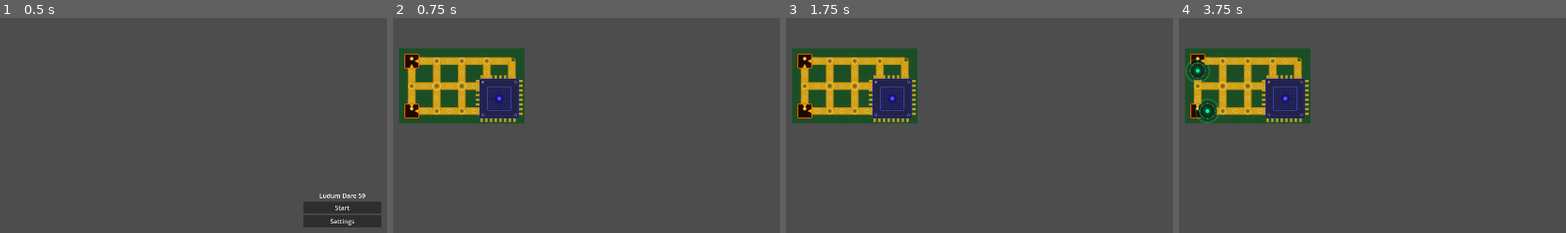
Above: before the commit, frames 1-4 (left to right).
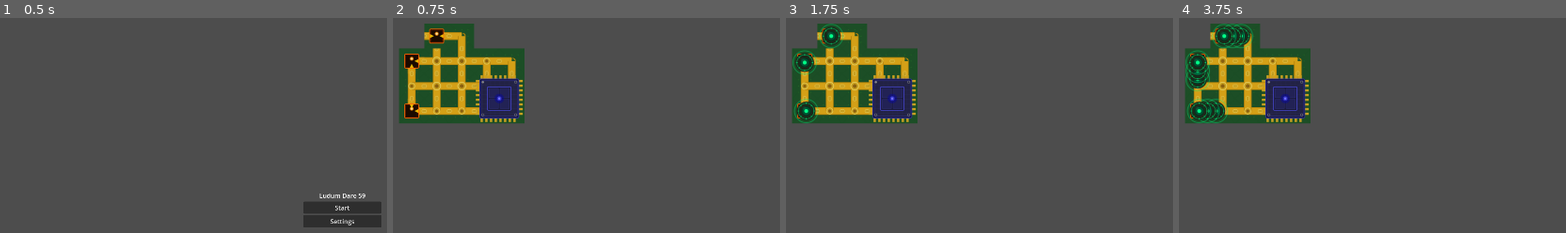
Above: after the commit, the same moments.

Repository: ProfessorLayton322/ldjam_59
Game: Godot game, scene res://scenes/menu.tscn
The game is run twice, just before and just after one commit, with the same random seed, the same clock (stepped at 60 frames per second) and the same inputs.
Inputs (mouse positions are in pixels of both pictures, inside the frame that each line leads up to):
- Up to frame 1 (0.5 s): no input
- Up to frame 2 (0.75 s): click "Start" at 0.5 s
- Up to frame 3 (1.75 s): tap Enter at 1.25, 1.35 s; move the mouse to (outside the picture) at 1.27 s; click (outside the picture) at 1.42 s
- Up to frame 4 (3.75 s): move the mouse to (outside the picture) at 2.02 s; tap Keypad Enter at 2.1, 3.6 s; click (outside the picture) at 2.17 s; move the mouse to (outside the picture) at 2.77 s; tap Enter at 2.85 s; click (outside the picture) at 2.92 s; move the mouse to (outside the picture) at 3.52 s; click (outside the picture) at 3.67 s

Frame 1 is identical in both runs. In frame 2, 1.7% of the frame differs, in the area x 8-21%, y 2-23%; in frame 3, 2.6%; in frame 4, 2.9%, in the area x 1-21%, y 2-49%.

Commit message:
fix hardcoded shit

Diff:
--- a/ludum-dare-59/scenes/demo.tscn
+++ b/ludum-dare-59/scenes/demo.tscn
@@ -1,22 +1,29 @@
-[gd_scene load_steps=20 format=3 uid="uid://demoscene001x"]
+[gd_scene load_steps=28 format=3 uid="uid://demoscene001x"]
 
-[ext_resource type="Script" path="res://scripts/demo.gd" id="1_demo"]
-[ext_resource type="PackedScene" path="res://scenes/tiles/track_none.tscn" id="2_none"]
-[ext_resource type="PackedScene" path="res://scenes/tiles/track_w.tscn" id="3_w"]
-[ext_resource type="PackedScene" path="res://scenes/tiles/track_e.tscn" id="4_e"]
-[ext_resource type="PackedScene" path="res://scenes/tiles/track_ew.tscn" id="5_ew"]
-[ext_resource type="PackedScene" path="res://scenes/tiles/track_s.tscn" id="6_s"]
-[ext_resource type="PackedScene" path="res://scenes/tiles/track_sw.tscn" id="7_sw"]
-[ext_resource type="PackedScene" path="res://scenes/tiles/track_se.tscn" id="8_se"]
-[ext_resource type="PackedScene" path="res://scenes/tiles/track_sew.tscn" id="9_sew"]
-[ext_resource type="PackedScene" path="res://scenes/tiles/track_n.tscn" id="10_n"]
-[ext_resource type="PackedScene" path="res://scenes/tiles/track_nw.tscn" id="11_nw"]
-[ext_resource type="PackedScene" path="res://scenes/tiles/track_ne.tscn" id="12_ne"]
-[ext_resource type="PackedScene" path="res://scenes/tiles/track_new.tscn" id="13_new"]
-[ext_resource type="PackedScene" path="res://scenes/tiles/track_ns.tscn" id="14_ns"]
-[ext_resource type="PackedScene" path="res://scenes/tiles/track_nsw.tscn" id="15_nsw"]
-[ext_resource type="PackedScene" path="res://scenes/tiles/track_nse.tscn" id="16_nse"]
-[ext_resource type="PackedScene" path="res://scenes/tiles/track_nsew.tscn" id="17_nsew"]
+[ext_resource type="Script" uid="uid://dl1pahc16kaj0" path="res://scripts/demo.gd" id="1_demo"]
+[ext_resource type="PackedScene" uid="uid://trkvariant00" path="res://scenes/tiles/track_none.tscn" id="2_none"]
+[ext_resource type="PackedScene" uid="uid://trkvariant01" path="res://scenes/tiles/track_w.tscn" id="3_w"]
+[ext_resource type="PackedScene" uid="uid://trkvariant02" path="res://scenes/tiles/track_e.tscn" id="4_e"]
+[ext_resource type="PackedScene" uid="uid://trkvariant03" path="res://scenes/tiles/track_ew.tscn" id="5_ew"]
+[ext_resource type="PackedScene" uid="uid://trkvariant04" path="res://scenes/tiles/track_s.tscn" id="6_s"]
+[ext_resource type="PackedScene" uid="uid://trkvariant05" path="res://scenes/tiles/track_sw.tscn" id="7_sw"]
+[ext_resource type="PackedScene" uid="uid://trkvariant06" path="res://scenes/tiles/track_se.tscn" id="8_se"]
+[ext_resource type="PackedScene" uid="uid://trkvariant07" path="res://scenes/tiles/track_sew.tscn" id="9_sew"]
+[ext_resource type="PackedScene" uid="uid://trkvariant08" path="res://scenes/tiles/track_n.tscn" id="10_n"]
+[ext_resource type="PackedScene" uid="uid://trkvariant1a" path="res://scenes/tiles/track_nw.tscn" id="11_nw"]
+[ext_resource type="PackedScene" uid="uid://trkvariant0a" path="res://scenes/tiles/track_ne.tscn" id="12_ne"]
+[ext_resource type="PackedScene" uid="uid://trkvariant0b" path="res://scenes/tiles/track_new.tscn" id="13_new"]
+[ext_resource type="PackedScene" uid="uid://trkvariant0c" path="res://scenes/tiles/track_ns.tscn" id="14_ns"]
+[ext_resource type="PackedScene" uid="uid://trkvariant0d" path="res://scenes/tiles/track_nsw.tscn" id="15_nsw"]
+[ext_resource type="PackedScene" uid="uid://trkvariant0e" path="res://scenes/tiles/track_nse.tscn" id="16_nse"]
+[ext_resource type="PackedScene" uid="uid://trkvariant0f" path="res://scenes/tiles/track_nsew.tscn" id="17_nsew"]
+[ext_resource type="PackedScene" path="res://scenes/tiles/demo_spawner_top.tscn" id="18_spawner_top"]
+[ext_resource type="PackedScene" path="res://scenes/tiles/demo_spawner_bottom.tscn" id="19_spawner_bottom"]
+[ext_resource type="PackedScene" path="res://scenes/tiles/demo_spawner_middle.tscn" id="20_spawner_middle"]
+[ext_resource type="PackedScene" path="res://scenes/tiles/demo_core_8.tscn" id="21_core_8"]
+[ext_resource type="PackedScene" path="res://scenes/tiles/demo_core_9.tscn" id="22_core_9"]
+[ext_resource type="PackedScene" path="res://scenes/tiles/demo_core_13.tscn" id="23_core_13"]
+[ext_resource type="PackedScene" path="res://scenes/tiles/demo_core_14.tscn" id="24_core_14"]
 
 [sub_resource type="TileSetScenesCollectionSource" id="TileSetScenesCollectionSource_demo"]
 resource_name = "tracks"
@@ -37,15 +44,31 @@
 scenes/14/scene = ExtResource("16_nse")
 scenes/15/scene = ExtResource("17_nsew")
 
+[sub_resource type="TileSetScenesCollectionSource" id="TileSetScenesCollectionSource_gameplay"]
+resource_name = "gameplay"
+scenes/0/scene = ExtResource("18_spawner_top")
+scenes/1/scene = ExtResource("19_spawner_bottom")
+scenes/2/scene = ExtResource("20_spawner_middle")
+scenes/3/scene = ExtResource("21_core_8")
+scenes/4/scene = ExtResource("22_core_9")
+scenes/5/scene = ExtResource("23_core_13")
+scenes/6/scene = ExtResource("24_core_14")
+
 [sub_resource type="TileSet" id="TileSet_demo"]
 tile_size = Vector2i(64, 64)
 sources/0 = SubResource("TileSetScenesCollectionSource_demo")
+sources/1 = SubResource("TileSetScenesCollectionSource_gameplay")
 
 [node name="Demo" type="Node2D"]
 script = ExtResource("1_demo")
+
+[node name="TriggerTimer" type="Timer" parent="."]
+autostart = true
 
 [node name="TileMap" type="TileMap" parent="."]
 position = Vector2(100, 100)
 tile_set = SubResource("TileSet_demo")
 format = 2
-layer_0/tile_data = PackedInt32Array(0, 0, 393216, 1, 0, 458752, 2, 0, 458752, 3, 0, 458752, 4, 0, 327680, 65536, 0, 917504, 65537, 0, 983040, 65538, 0, 983040, 65539, 0, 983040, 65540, 0, 851968, 131072, 0, 655360, 131073, 0, 720896, 131074, 0, 720896, 131075, 0, 720896, 131076, 0, 589824)
+layer_0/tile_data = PackedInt32Array(0, 0, 393216, 1, 0, 983040, 2, 0, 983040, 3, 0, 458752, 4, 0, 327680, 65536, 0, 917504, 65537, 0, 983040, 65538, 0, 983040, 65539, 0, 983040, 65540, 0, 851968, 131072, 0, 655360, 131073, 0, 720896, 131074, 0, 720896, 131075, 0, 720896, 131076, 0, 589824, -65535, 0, 196608, -65534, 0, 327680)
+layer_1/name = "Layer1"
+layer_1/tile_data = PackedInt32Array(0, 1, 0, 131072, 1, 65536, 65539, 1, 196608, 65540, 1, 262144, 131075, 1, 327680, 131076, 1, 393216, -65535, 1, 131072)
--- /dev/null
+++ b/ludum-dare-59/scenes/tiles/demo_core_13.tscn
@@ -0,0 +1,7 @@
+[gd_scene load_steps=2 format=3]
+
+[ext_resource type="Script" path="res://scripts/tiles/core_tile.gd" id="1_core"]
+
+[node name="Core13" type="Node2D"]
+script = ExtResource("1_core")
+node_id = 13
--- /dev/null
+++ b/ludum-dare-59/scenes/tiles/demo_core_14.tscn
@@ -0,0 +1,7 @@
+[gd_scene load_steps=2 format=3]
+
+[ext_resource type="Script" path="res://scripts/tiles/core_tile.gd" id="1_core"]
+
+[node name="Core14" type="Node2D"]
+script = ExtResource("1_core")
+node_id = 14
--- /dev/null
+++ b/ludum-dare-59/scenes/tiles/demo_core_8.tscn
@@ -0,0 +1,12 @@
+[gd_scene load_steps=3 format=3]
+
+[ext_resource type="Script" path="res://scripts/tiles/core_tile.gd" id="1_core"]
+[ext_resource type="Texture2D" path="res://assets/textures/base/cpu.svg" id="2_cpu"]
+
+[node name="Core8" type="Node2D"]
+script = ExtResource("1_core")
+node_id = 8
+
+[node name="CpuSprite" type="Sprite2D" parent="."]
+position = Vector2(32, 32)
+texture = ExtResource("2_cpu")
--- /dev/null
+++ b/ludum-dare-59/scenes/tiles/demo_core_9.tscn
@@ -0,0 +1,7 @@
+[gd_scene load_steps=2 format=3]
+
+[ext_resource type="Script" path="res://scripts/tiles/core_tile.gd" id="1_core"]
+
+[node name="Core9" type="Node2D"]
+script = ExtResource("1_core")
+node_id = 9
--- /dev/null
+++ b/ludum-dare-59/scenes/tiles/demo_spawner_bottom.tscn
@@ -0,0 +1,19 @@
+[gd_scene load_steps=5 format=3]
+
+[ext_resource type="Script" path="res://scripts/tiles/spawner_tile.gd" id="1_spawner"]
+[ext_resource type="Texture2D" path="res://assets/textures/start/start_NE.svg" id="2_start"]
+[ext_resource type="PackedScene" path="res://scenes/enemies/enemy.tscn" id="3_enemy"]
+
+[node name="SpawnerBottom" type="Node2D"]
+script = ExtResource("1_spawner")
+node_id = 10
+spawn_interval = 2.0
+enemy_scene = ExtResource("3_enemy")
+auto_trigger = false
+
+[node name="StartSprite" type="Sprite2D" parent="."]
+texture = ExtResource("2_start")
+
+[node name="SpawnTimer" type="Timer" parent="."]
+wait_time = 2.0
+autostart = true
--- /dev/null
+++ b/ludum-dare-59/scenes/tiles/demo_spawner_middle.tscn
@@ -0,0 +1,19 @@
+[gd_scene load_steps=5 format=3]
+
+[ext_resource type="Script" path="res://scripts/tiles/spawner_tile.gd" id="1_spawner"]
+[ext_resource type="Texture2D" path="res://assets/textures/start/start_EW.svg" id="2_start"]
+[ext_resource type="PackedScene" path="res://scenes/enemies/enemy.tscn" id="3_enemy"]
+
+[node name="SpawnerMiddle" type="Node2D"]
+script = ExtResource("1_spawner")
+node_id = 1
+spawn_interval = 2.0
+enemy_scene = ExtResource("3_enemy")
+auto_trigger = false
+
+[node name="StartSprite" type="Sprite2D" parent="."]
+texture = ExtResource("2_start")
+
+[node name="SpawnTimer" type="Timer" parent="."]
+wait_time = 2.0
+autostart = true
--- /dev/null
+++ b/ludum-dare-59/scenes/tiles/demo_spawner_top.tscn
@@ -0,0 +1,19 @@
+[gd_scene load_steps=5 format=3]
+
+[ext_resource type="Script" path="res://scripts/tiles/spawner_tile.gd" id="1_spawner"]
+[ext_resource type="Texture2D" path="res://assets/textures/start/start_SE.svg" id="2_start"]
+[ext_resource type="PackedScene" path="res://scenes/enemies/enemy.tscn" id="3_enemy"]
+
+[node name="SpawnerTop" type="Node2D"]
+script = ExtResource("1_spawner")
+node_id = 0
+spawn_interval = 2.0
+enemy_scene = ExtResource("3_enemy")
+auto_trigger = false
+
+[node name="StartSprite" type="Sprite2D" parent="."]
+texture = ExtResource("2_start")
+
+[node name="SpawnTimer" type="Timer" parent="."]
+wait_time = 2.0
+autostart = true
--- a/ludum-dare-59/scripts/demo.gd
+++ b/ludum-dare-59/scripts/demo.gd
@@ -1,18 +1,16 @@
 class_name DemoScene
 extends Node2D
 
-const ENEMY_SCENE := preload("res://scenes/enemies/enemy.tscn")
-# 2x2 block: x=3-4, y=1-2 -> ids 8,9 (row 1) and 13,14 (row 2)
-const CPU_NODE_IDS := [8, 9, 13, 14]
-const SPAWNER_NODE_IDS := [0, 10]
-
-const _STARTS := "res://assets/textures/start/"
+const TRIGGER_INTERVAL := 1.0
+const POSITION_MATCH_EPSILON := 1.0
 
 @export var tilemap_path: NodePath = ^"TileMap"
+@export var trigger_timer_path: NodePath = ^"TriggerTimer"
 @export var tilemap_layer := 0
 @export var require_mutual_connections := true
 
 var _graph: Graph
+var _tiles: Array[BaseTile] = []
 var _tiles_by_node_id: Dictionary = {}
 
 
@@ -20,13 +18,11 @@
 	_graph = Graph.new()
 	_build_graph_from_tilemap()
 
-	var cpu_vertices: Array[CpuVertex] = []
-	for cpu_id: int in CPU_NODE_IDS:
-		var cv := CpuVertex.new()
-		cv.node_id = cpu_id
-		cpu_vertices.append(cv)
-
-	_place_visuals(cpu_vertices)
+	await get_tree().process_frame
+	_collect_tiles()
+	var cpu_vertices := _build_cpu_vertices()
+	_configure_spawners(cpu_vertices)
+	_start_trigger_timer()
 
 
 func _build_graph_from_tilemap() -> void:
@@ -35,6 +31,7 @@
 		push_error("Demo scene: TileMap not found at %s" % tilemap_path)
 		return
 
+	print("Demo scene: parsing graph from %s layer %d" % [level.get_path(), tilemap_layer])
 	_graph.build_from_level(level, tilemap_layer, require_mutual_connections, true)
 	if _graph.nodes.is_empty():
 		push_error("Demo scene: TileMap at %s produced an empty graph" % tilemap_path)
@@ -43,71 +40,137 @@
 	for vertex: GraphVertex in _graph.nodes:
 		vertex.position = to_local(vertex.position)
 
+	print("Demo scene: parsed %d graph nodes" % _graph.nodes.size())
 
-func _place_visuals(cpu_vertices: Array[CpuVertex]) -> void:
+
+func _build_cpu_vertices() -> Array[CpuVertex]:
+	var cpu_vertices: Array[CpuVertex] = []
+	for tile in _tiles_by_node_id.values():
+		if not (tile is CoreTile):
+			continue
+
+		var cv := CpuVertex.new()
+		cv.node_id = tile.node_id
+		cpu_vertices.append(cv)
+		print("Demo scene: CPU target registered for node %d from %s" % [tile.node_id, tile.get_path()])
+
+	return cpu_vertices
+
+
+func _collect_tiles() -> void:
+	_tiles = _find_tiles(self)
 	_tiles_by_node_id.clear()
+	var spawner_count := 0
+	var cpu_count := 0
+	for tile: BaseTile in _tiles:
+		_assign_tile_node_id_from_graph(tile)
+		if tile.node_id == -1:
+			continue
 
-	for vertex: GraphVertex in _graph.nodes:
-		var tile := _create_tile(vertex, cpu_vertices)
-		tile.position = vertex.position
-		_tiles_by_node_id[vertex.id] = tile
+		_register_tile_for_node(tile)
+		var kind := "tile"
+		if tile is SpawnerTile:
+			kind = "spawner"
+			spawner_count += 1
+		elif tile is CoreTile:
+			kind = "cpu"
+			cpu_count += 1
 
-		if vertex.id in SPAWNER_NODE_IDS:
-			var key := _connection_key(vertex)
-			var start_sprite := Sprite2D.new()
-			start_sprite.texture = load(_STARTS + "start_" + _dir_name(key) + ".svg")
-			tile.add_child(start_sprite)
+		print("Demo scene: found %s tile %s for node %d" % [kind, tile.get_path(), tile.node_id])
 
-		add_child(tile)
+	print("Demo scene: collected %d tile nodes with graph IDs (%d spawners, %d cpu)" % [
+		_tiles_by_node_id.size(),
+		spawner_count,
+		cpu_count,
+	])
+	if spawner_count != 3:
+		push_warning("Demo scene: expected 3 spawner tiles from TileMap, found %d" % spawner_count)
 
-	# Single cpu sprite centered on the 2x2 block, scaled to cover 2x2 tiles.
-	var tl := _graph.get_node_by_id(CPU_NODE_IDS[0])
-	var br := _graph.get_node_by_id(CPU_NODE_IDS[3])
-	if tl == null or br == null:
+
+func _find_tiles(root: Node) -> Array[BaseTile]:
+	var tiles: Array[BaseTile] = []
+	for child in root.get_children():
+		if child is BaseTile:
+			tiles.append(child)
+
+		tiles.append_array(_find_tiles(child))
+
+	return tiles
+
+
+func _register_tile_for_node(tile: BaseTile) -> void:
+	var existing := _tiles_by_node_id.get(tile.node_id) as BaseTile
+	if existing != null and _get_tile_lookup_priority(existing) > _get_tile_lookup_priority(tile):
 		return
 
-	var cpu_sprite := Sprite2D.new()
-	cpu_sprite.texture = load("res://assets/textures/base/cpu.svg")
-	cpu_sprite.position = (tl.position + br.position) * 0.5
-	cpu_sprite.scale = Vector2(1.0, 1.0)
-	add_child(cpu_sprite)
+	_tiles_by_node_id[tile.node_id] = tile
 
 
-func _create_tile(vertex: GraphVertex, cpu_vertices: Array[CpuVertex]) -> BaseTile:
-	if vertex.id in SPAWNER_NODE_IDS:
-		var spawner := SpawnerTile.new()
+func _get_tile_lookup_priority(tile: BaseTile) -> int:
+	if tile is SpawnerTile or tile is CoreTile:
+		return 2
+	if tile is WireTile:
+		return 1
+
+	return 0
+
+
+func _assign_tile_node_id_from_graph(tile: BaseTile) -> void:
+	var tile_position := to_local(tile.global_position)
+	var best_vertex: GraphVertex
+	var best_distance := INF
+	for vertex: GraphVertex in _graph.nodes:
+		var distance := tile_position.distance_to(vertex.position)
+		if distance >= best_distance:
+			continue
+
+		best_vertex = vertex
+		best_distance = distance
+
+	if best_vertex == null or best_distance > POSITION_MATCH_EPSILON:
+		push_warning("Demo scene: could not match tile %s at %s to graph node" % [tile.get_path(), tile_position])
+		return
+
+	if tile.node_id != best_vertex.id:
+		print("Demo scene: tile %s node id %d -> %d from TileMap position" % [
+			tile.get_path(),
+			tile.node_id,
+			best_vertex.id,
+		])
+
+	tile.node_id = best_vertex.id
+
+
+func _configure_spawners(cpu_vertices: Array[CpuVertex]) -> void:
+	for tile in _tiles_by_node_id.values():
+		if not (tile is SpawnerTile):
+			continue
+
+		var spawner := tile as SpawnerTile
 		spawner.graph = _graph
 		spawner.cpu_vertices = cpu_vertices
-		spawner.node_id = vertex.id
-		spawner.enemy_scene = ENEMY_SCENE
-		spawner.spawn_interval = 2.0
 		spawner.tiles_by_node_id = _tiles_by_node_id
-		return spawner
-
-	if vertex.id in CPU_NODE_IDS:
-		return CoreTile.new()
-
-	return BaseTile.new()
+		spawner.spawn_parent = self
+		print("Demo scene: wired spawner %s on node %d" % [spawner.get_path(), spawner.node_id])
 
 
-func _connection_key(vertex: GraphVertex) -> int:
-	var key := 0
-	for nid: int in vertex.neighbour_ids:
-		var nv := _graph.get_node_by_id(nid)
-		if nv == null:
-			continue
-		var diff := nv.position - vertex.position
-		if diff.x > 0.0:
-			key |= 2
-		elif diff.x < 0.0:
-			key |= 1
-		elif diff.y < 0.0:
-			key |= 8
-		else:
-			key |= 4
-	return key
+func _start_trigger_timer() -> void:
+	var timer := get_node_or_null(trigger_timer_path) as Timer
+	if timer == null:
+		timer = Timer.new()
+		timer.name = "TriggerTimer"
+		add_child(timer)
+
+	timer.wait_time = TRIGGER_INTERVAL
+	timer.autostart = true
+	if not timer.timeout.is_connected(_trigger_tiles):
+		timer.timeout.connect(_trigger_tiles)
+	timer.start()
 
 
-func _dir_name(key: int) -> String:
-	return ("N" if key & 8 else "") + ("S" if key & 4 else "") + \
-		   ("E" if key & 2 else "") + ("W" if key & 1 else "")
+func _trigger_tiles() -> void:
+	for tile: BaseTile in _tiles:
+		if not is_instance_valid(tile):
+			continue
+
+		tile.OnTrigger(self)
--- a/ludum-dare-59/scripts/tiles/base_tile.gd
+++ b/ludum-dare-59/scripts/tiles/base_tile.gd
@@ -1,5 +1,7 @@
 class_name BaseTile
 extends Node2D
+
+@export var node_id: int = -1
 
 signal triggered(source: Node)
 signal entered(source: Node)
--- a/ludum-dare-59/scripts/tiles/spawner_tile.gd
+++ b/ludum-dare-59/scripts/tiles/spawner_tile.gd
@@ -3,19 +3,31 @@
 
 @export var graph: Graph
 @export var cpu_vertices: Array[CpuVertex] = []
-@export var node_id: int = -1
 @export var spawn_interval: float = 1.0
 @export var enemy_scene: PackedScene
+@export var auto_trigger := true
 
 var tiles_by_node_id: Dictionary = {}
+var spawn_parent: Node
 
 
 func _ready() -> void:
-	var timer := Timer.new()
+	var timer := get_node_or_null("SpawnTimer") as Timer
+	if not auto_trigger:
+		if timer != null:
+			timer.stop()
+		return
+
+	if timer == null:
+		timer = Timer.new()
+		timer.name = "SpawnTimer"
+		add_child(timer)
+
 	timer.wait_time = spawn_interval
 	timer.autostart = true
-	timer.timeout.connect(OnTrigger)
-	add_child(timer)
+	if not timer.timeout.is_connected(OnTrigger):
+		timer.timeout.connect(OnTrigger)
+	timer.start()
 
 
 func OnTrigger(source: Node = null) -> void:
@@ -34,7 +46,8 @@
 	enemy.current_node_index = node_index
 	enemy.tiles_by_node_id = tiles_by_node_id
 	enemy.position = graph.nodes[node_index].position
-	get_parent().add_child(enemy)
+	var parent := spawn_parent if spawn_parent != null else get_parent()
+	parent.add_child(enemy)
 
 
 func OnEnter(source: Node = null) -> void:
